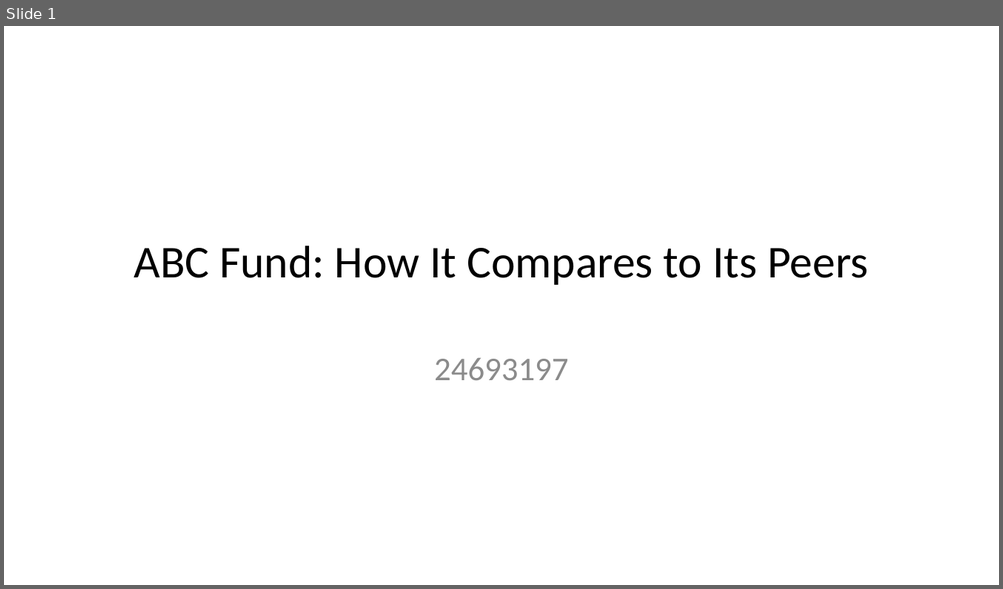
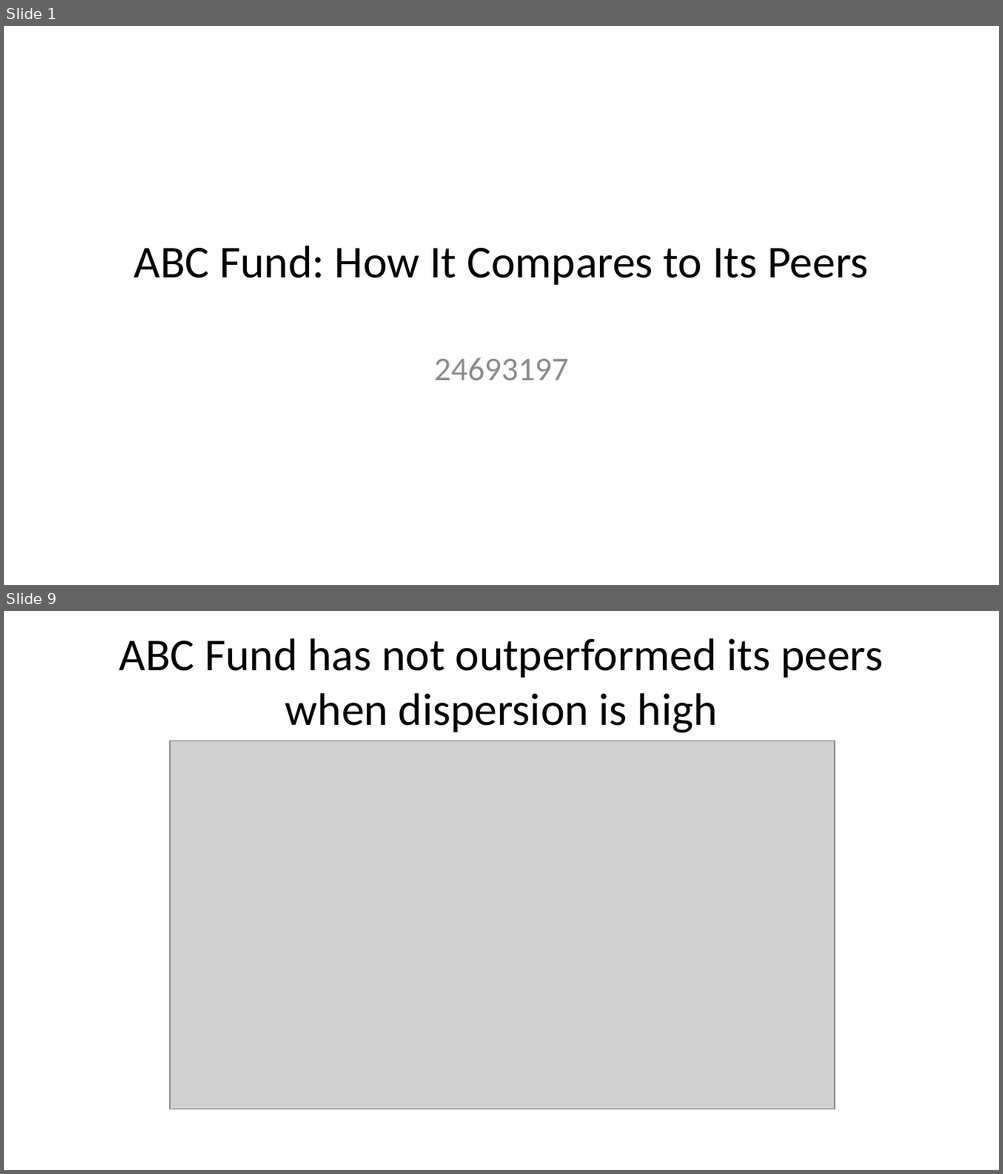
Before and after one commit to cara-burger/24693197_fmx_prax_exam, a slide deck: Questions/Question3/Question3.pptx. Shown one above the other, each under a label of ours: slide 1 before the commit, slides 1 and 9 after it; the slides between them are not shown. The pictures are 1003x589 and 1003x1174 pixels, drawn with LibreOffice and Linux fonts; fonts in the diff are those of the drawing; grey boxes stand for pictures. Boxes give left, top, right and bottom in pixels: in the first picture for what was removed or moved away, otherwise in the second. Text is boxed around its words. In the diff, an @@ line names an element or a change of style, - is before the commit and + after.

```diff
--- a/Questions/Question3/Question3.pptx
+++ b/Questions/Question3/Question3.pptx
@@ slide 9 added at <box>4,611,999,1170</box>, background #FFFFFF @@
@@ title added at <box>119,638,882,733</box>, 33 pt, text #000000 @@
+ABC Fund has not outperformed its peers when dispersion is high
@@ picture added at <box>170,741,834,1111</box> @@
```
Also in this commit, not shown: 1 slide changed, 7 other slides added, 1 slide removed, 5 other files.
